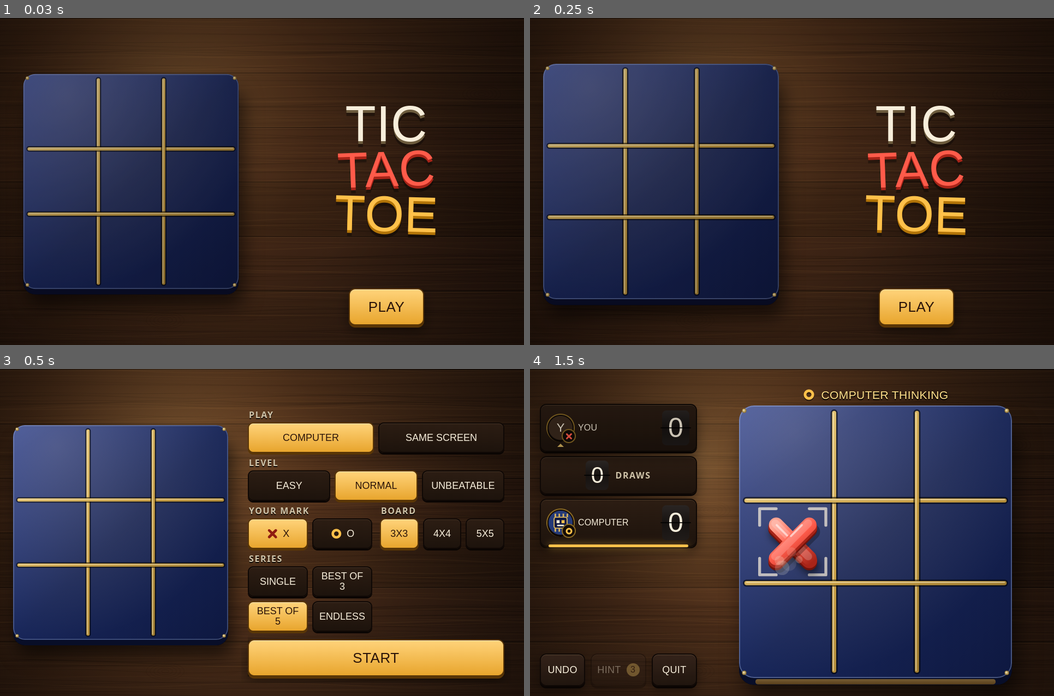
Above: before the commit, frames 1-4 (two rows, left to right).
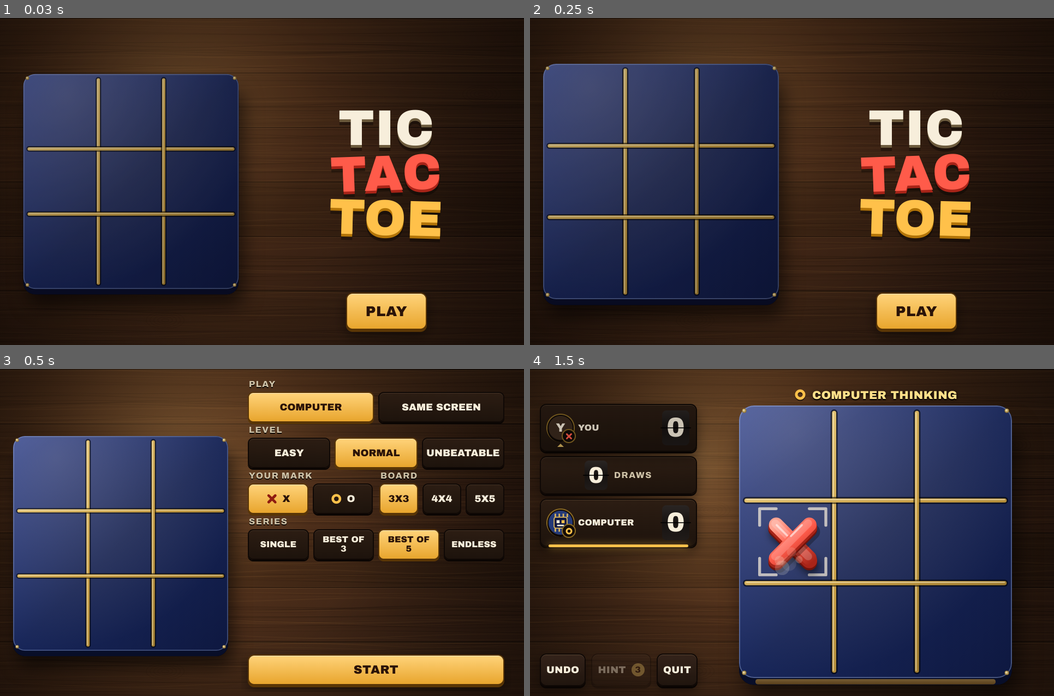
Above: after the commit, the same moments.

Repository: onceworlds-games/tic-tac-toe
Game: browser game, page game/index.html
Two runs of this game, one before a commit and one after it. Both use one fixed random seed, a clock stepped at 60 frames per second and the inputs below.
Inputs (mouse positions are in pixels of both pictures, inside the frame that each line leads up to):
- Up to frame 1 (0.03 s): no input
- Up to frame 2 (0.25 s): no input
- Up to frame 3 (0.5 s): click "PLAY" at 0.27 s
- Up to frame 4 (1.5 s): click "EASY" at 0.52 s; click "START" at 0.77 s; hold Right from 1.03 s (still down); click (792, 565) at 1.07 s; tap Space at 1.1 s

The runs differ from the first frame. In frame 1, 5.0% of the frame differs, in the area x 63-85%, y 26-96%; in frame 2, 5.0%; in frame 3, 32%, in the area x 2-97%, y 3-98%; in frame 4, 1.5%.

Commit message:
Setup fits every window down to 844x390 (Start no longer covers the rows); fonts served from the game's own folder

Diff:
--- /dev/null
+++ b/game/fonts/OFL-Archivo.txt
@@ -0,0 +1,93 @@
+Copyright 2020 The Archivo Project Authors (https://github.com/Omnibus-Type/Archivo)
+
+This Font Software is licensed under the SIL Open Font License, Version 1.1.
+This license is copied below, and is also available with a FAQ at:
+http://scripts.sil.org/OFL
+
+
+-----------------------------------------------------------
+SIL OPEN FONT LICENSE Version 1.1 - 26 February 2007
+-----------------------------------------------------------
+
+PREAMBLE
+The goals of the Open Font License (OFL) are to stimulate worldwide
+development of collaborative font projects, to support the font creation
+efforts of academic and linguistic communities, and to provide a free and
+open framework in which fonts may be shared and improved in partnership
+with others.
+
+The OFL allows the licensed fonts to be used, studied, modified and
+redistributed freely as long as they are not sold by themselves. The
+fonts, including any derivative works, can be bundled, embedded,
+redistributed and/or sold with any software provided that any reserved
+names are not used by derivative works. The fonts and derivatives,
+however, cannot be released under any other type of license. The
+requirement for fonts to remain under this license does not apply
+to any document created using the fonts or their derivatives.
+
+DEFINITIONS
+"Font Software" refers to the set of files released by the Copyright
+Holder(s) under this license and clearly marked as such. This may
+include source files, build scripts and documentation.
+
+"Reserved Font Name" refers to any names specified as such after the
+copyright statement(s).
+
+"Original Version" refers to the collection of Font Software components as
+distributed by the Copyright Holder(s).
+
+"Modified Version" refers to any derivative made by adding to, deleting,
+or substituting -- in part or in whole -- any of the components of the
+Original Version, by changing formats or by porting the Font Software to a
+new environment.
+
+"Author" refers to any designer, engineer, programmer, technical
+writer or other person who contributed to the Font Software.
+
+PERMISSION & CONDITIONS
+Permission is hereby granted, free of charge, to any person obtaining
+a copy of the Font Software, to use, study, copy, merge, embed, modify,
+redistribute, and sell modified and unmodified copies of the Font
+Software, subject to the following conditions:
+
+1) Neither the Font Software nor any of its individual components,
+in Original or Modified Versions, may be sold by itself.
+
+2) Original or Modified Versions of the Font Software may be bundled,
+redistributed and/or sold with any software, provided that each copy
+contains the above copyright notice and this license. These can be
+included either as stand-alone text files, human-readable headers or
+in the appropriate machine-readable metadata fields within text or
+binary files as long as those fields can be easily viewed by the user.
+
+3) No Modified Version of the Font Software may use the Reserved Font
+Name(s) unless explicit written permission is granted by the corresponding
+Copyright Holder. This restriction only applies to the primary font name as
+presented to the users.
+
+4) The name(s) of the Copyright Holder(s) or the Author(s) of the Font
+Software shall not be used to promote, endorse or advertise any
+Modified Version, except to acknowledge the contribution(s) of the
+Copyright Holder(s) and the Author(s) or with their explicit written
+permission.
+
+5) The Font Software, modified or unmodified, in part or in whole,
+must be distributed entirely under this license, and must not be
+distributed under any other license. The requirement for fonts to
+remain under this license does not apply to any document created
+using the Font Software.
+
+TERMINATION
+This license becomes null and void if any of the above conditions are
+not met.
+
+DISCLAIMER
+THE FONT SOFTWARE IS PROVIDED "AS IS", WITHOUT WARRANTY OF ANY KIND,
+EXPRESS OR IMPLIED, INCLUDING BUT NOT LIMITED TO ANY WARRANTIES OF
+MERCHANTABILITY, FITNESS FOR A PARTICULAR PURPOSE AND NONINFRINGEMENT
+OF COPYRIGHT, PATENT, TRADEMARK, OR OTHER RIGHT. IN NO EVENT SHALL THE
+COPYRIGHT HOLDER BE LIABLE FOR ANY CLAIM, DAMAGES OR OTHER LIABILITY,
+INCLUDING ANY GENERAL, SPECIAL, INDIRECT, INCIDENTAL, OR CONSEQUENTIAL
+DAMAGES, WHETHER IN AN ACTION OF CONTRACT, TORT OR OTHERWISE, ARISING
+FROM, OUT OF THE USE OR INABILITY TO USE THE FONT SOFTWARE OR FROM
+OTHER DEALINGS IN THE FONT SOFTWARE.
--- /dev/null
+++ b/game/fonts/OFL.txt
@@ -0,0 +1,93 @@
+Copyright 2017 The Archivo Black Project Authors (https://github.com/Omnibus-Type/ArchivoBlack)
+
+This Font Software is licensed under the SIL Open Font License, Version 1.1.
+This license is copied below, and is also available with a FAQ at:
+http://scripts.sil.org/OFL
+
+
+-----------------------------------------------------------
+SIL OPEN FONT LICENSE Version 1.1 - 26 February 2007
+-----------------------------------------------------------
+
+PREAMBLE
+The goals of the Open Font License (OFL) are to stimulate worldwide
+development of collaborative font projects, to support the font creation
+efforts of academic and linguistic communities, and to provide a free and
+open framework in which fonts may be shared and improved in partnership
+with others.
+
+The OFL allows the licensed fonts to be used, studied, modified and
+redistributed freely as long as they are not sold by themselves. The
+fonts, including any derivative works, can be bundled, embedded,
+redistributed and/or sold with any software provided that any reserved
+names are not used by derivative works. The fonts and derivatives,
+however, cannot be released under any other type of license. The
+requirement for fonts to remain under this license does not apply
+to any document created using the fonts or their derivatives.
+
+DEFINITIONS
+"Font Software" refers to the set of files released by the Copyright
+Holder(s) under this license and clearly marked as such. This may
+include source files, build scripts and documentation.
+
+"Reserved Font Name" refers to any names specified as such after the
+copyright statement(s).
+
+"Original Version" refers to the collection of Font Software components as
+distributed by the Copyright Holder(s).
+
+"Modified Version" refers to any derivative made by adding to, deleting,
+or substituting -- in part or in whole -- any of the components of the
+Original Version, by changing formats or by porting the Font Software to a
+new environment.
+
+"Author" refers to any designer, engineer, programmer, technical
+writer or other person who contributed to the Font Software.
+
+PERMISSION & CONDITIONS
+Permission is hereby granted, free of charge, to any person obtaining
+a copy of the Font Software, to use, study, copy, merge, embed, modify,
+redistribute, and sell modified and unmodified copies of the Font
+Software, subject to the following conditions:
+
+1) Neither the Font Software nor any of its individual components,
+in Original or Modified Versions, may be sold by itself.
+
+2) Original or Modified Versions of the Font Software may be bundled,
+redistributed and/or sold with any software, provided that each copy
+contains the above copyright notice and this license. These can be
+included either as stand-alone text files, human-readable headers or
+in the appropriate machine-readable metadata fields within text or
+binary files as long as those fields can be easily viewed by the user.
+
+3) No Modified Version of the Font Software may use the Reserved Font
+Name(s) unless explicit written permission is granted by the corresponding
+Copyright Holder. This restriction only applies to the primary font name as
+presented to the users.
+
+4) The name(s) of the Copyright Holder(s) or the Author(s) of the Font
+Software shall not be used to promote, endorse or advertise any
+Modified Version, except to acknowledge the contribution(s) of the
+Copyright Holder(s) and the Author(s) or with their explicit written
+permission.
+
+5) The Font Software, modified or unmodified, in part or in whole,
+must be distributed entirely under this license, and must not be
+distributed under any other license. The requirement for fonts to
+remain under this license does not apply to any document created
+using the Font Software.
+
+TERMINATION
+This license becomes null and void if any of the above conditions are
+not met.
+
+DISCLAIMER
+THE FONT SOFTWARE IS PROVIDED "AS IS", WITHOUT WARRANTY OF ANY KIND,
+EXPRESS OR IMPLIED, INCLUDING BUT NOT LIMITED TO ANY WARRANTIES OF
+MERCHANTABILITY, FITNESS FOR A PARTICULAR PURPOSE AND NONINFRINGEMENT
+OF COPYRIGHT, PATENT, TRADEMARK, OR OTHER RIGHT. IN NO EVENT SHALL THE
+COPYRIGHT HOLDER BE LIABLE FOR ANY CLAIM, DAMAGES OR OTHER LIABILITY,
+INCLUDING ANY GENERAL, SPECIAL, INDIRECT, INCIDENTAL, OR CONSEQUENTIAL
+DAMAGES, WHETHER IN AN ACTION OF CONTRACT, TORT OR OTHERWISE, ARISING
+FROM, OUT OF THE USE OR INABILITY TO USE THE FONT SOFTWARE OR FROM
+OTHER DEALINGS IN THE FONT SOFTWARE.
--- a/game/index.html
+++ b/game/index.html
@@ -5,9 +5,8 @@
 <meta name="viewport" content="width=device-width,initial-scale=1,viewport-fit=cover,user-scalable=no">
 <meta name="theme-color" content="#1d120c">
 <title>Tic Tac Toe</title>
-<link rel="preconnect" href="https://fonts.googleapis.com">
-<link rel="preconnect" href="https://fonts.gstatic.com" crossorigin>
-<link href="https://fonts.googleapis.com/css2?family=Archivo+Black&family=Archivo:wght@600;800&display=swap" rel="stylesheet">
+<link rel="preload" href="fonts/archivo-black.woff2" as="font" type="font/woff2" crossorigin>
+<link rel="preload" href="fonts/archivo-800.woff2" as="font" type="font/woff2" crossorigin>
 <link rel="stylesheet" href="style.css">
 </head>
 <body>
--- a/game/layout.js
+++ b/game/layout.js
@@ -72,8 +72,11 @@
   const pad = clamp(Math.round(Math.min(w, h) * 0.04), 10, 24);
   if (landscape) {
     const half = Math.round(w * (panel ? 0.46 : 0.5));
-    const s = Math.floor(Math.max(120, Math.min(half - pad * 2, h - pad * 2 - (panel ? 0 : 0))));
-    return { landscape, board: { x: Math.round((half - s) / 2), y: Math.round((h - s) / 2), s }, text: { x: half, y: topPad, w: w - half - pad, h: h - topPad - pad }, topPad, pad };
+    // the platform's pill is top-left: the board starts under it; the panel is on the other side and uses the full height
+    const s = Math.floor(Math.max(120, Math.min(half - pad * 2, h - (panel ? topPad : pad * 2) - pad)));
+    const by = panel ? Math.round(topPad + (h - topPad - pad - s) / 2) : Math.round((h - s) / 2);
+    const ty = panel ? Math.min(pad, 8) : topPad;
+    return { landscape, board: { x: Math.round((half - s) / 2), y: by, s }, text: { x: half, y: ty, w: w - half - pad, h: h - ty - Math.min(pad, 8) }, topPad, pad };
   }
   const top = topPad;
   const free = h - top - pad;
--- a/game/main.js
+++ b/game/main.js
@@ -242,8 +242,8 @@
         place(setup.root, { x: S.text.x, y: S.text.y, w: S.text.w, h: S.text.h - bottomClear });
       } else {
         const topPad = Math.round((reserved || []).find((r) => r && r.kind === 'menu') ? 0 : 0) + 64;
-        const content = setup.root.scrollHeight || 380;
-        const panelH = Math.max(260, Math.min(content + 8, Math.round(h * 0.7) - bottomClear));
+        const content = setup.contentHeight() || 380;
+        const panelH = Math.max(260, Math.min(content + 8, Math.round(h * 0.88) - bottomClear));
         const pad = 12;
         const boardArea = h - topPad - panelH - bottomClear - pad;
         const s = Math.floor(Math.max(110, Math.min(w - pad * 2, boardArea / 1.03, h * 0.4)));
@@ -577,7 +577,7 @@
       if (L.landscape) {
         bannerEl.style.left = `${Math.round(L.score.x + L.score.w / 2)}px`;
         bannerEl.style.top = `${Math.round(L.actions.y - 36)}px`;
-        bannerEl.style.fontSize = `${Math.round(Math.min(L.score.w * 0.1, 30))}px`;
+        bannerEl.style.fontSize = `${Math.round(Math.max(16, Math.min(30, (L.score.w * 0.95) / (text.length * 0.78 + 3.4))))}px`;
         bannerEl.style.maxWidth = `${L.score.w + L.pad * 2}px`;
       } else {
         bannerEl.style.maxWidth = '';
@@ -960,8 +960,9 @@
       title.update({ record: totalLine() });
     } else if (screen === 'setup') {
       setup.update(setupModel());
-      if (setup.root.scrollHeight && Math.abs((setup.root.dataset.sh | 0) - setup.root.scrollHeight) > 2) {
-        setup.root.dataset.sh = String(setup.root.scrollHeight);
+      const ch = setup.contentHeight();
+      if (ch && Math.abs((setup.root.dataset.sh | 0) - ch) > 2) {
+        setup.root.dataset.sh = String(ch);
         layout();
       }
     } else if (screen === 'play' && v) {
--- a/game/poster.js
+++ b/game/poster.js
@@ -171,8 +171,7 @@
     const r = new Renderer(cv);
     r.resize(w, h, 1);
     try {
-      await document.fonts.load('40px "Archivo Black"');
-      await document.fonts.ready;
+      await Promise.race([document.fonts.load('40px "Archivo Black"').then(() => document.fonts.ready), new Promise((r) => setTimeout(r, 3000))]);
     } catch {}
     const rnd = seeded(7);
     const realRandom = Math.random;
--- a/game/screens.js
+++ b/game/screens.js
@@ -53,6 +53,7 @@
 export function buildSetup(h, ow) {
   const root = el('section');
   root.id = 'setup';
+  const scroll = el('div', 'scroll');
   let sig = '';
   const personSeat = (p, ready, showReady) => {
     const s = el('div', 'seat plate');
@@ -80,12 +81,18 @@
   };
   return {
     root,
+    /** The height the panel wants: its rows plus the Start button. */
+    contentHeight() {
+      const st = root.querySelector('.start-row');
+      return scroll.scrollHeight + (st ? st.offsetHeight : 0) + 36;
+    },
     update(m) {
       const next = JSON.stringify(m);
       if (next === sig) return;
       sig = next;
-      const keepScroll = root.scrollTop;
+      const keepScroll = scroll.scrollTop;
       root.textContent = '';
+      scroll.textContent = '';
       root.classList.toggle('wide', !!m.wide);
       const p = m.prefs;
       const rows = el('div', 'rows');
@@ -101,7 +108,7 @@
         if (opp === 'computer') rows.appendChild(seg('Level', 'level', ['easy', 'normal', 'unbeatable'].map((v) => ({ value: v, label: LEVEL_NAMES[v] })), p.level, h.onPick, 'full'));
         if (opp === 'computer' || opp === 'same') rows.appendChild(seg(opp === 'same' ? 'Player 1' : 'Your mark', 'mark', [{ value: 'x', label: 'X', mark: 'x' }, { value: 'o', label: 'O', mark: 'o' }], p.mark, h.onPick, 'two'));
         rows.appendChild(seg('Board', 'board', [3, 4, 5].map((v) => ({ value: v, label: `${v}x${v}` })), p.board, h.onPick, ''));
-        rows.appendChild(seg('Series', 'series', [1, 3, 5, 0].map((v) => ({ value: v, label: SERIES_LABEL[v] })), p.series, h.onPick, 'wrap'));
+        rows.appendChild(seg('Series', 'series', [1, 3, 5, 0].map((v) => ({ value: v, label: SERIES_LABEL[v] })), p.series, h.onPick, 'wrap full'));
         if (opp === 'friend') rows.appendChild(seg('Turn timer', 'timer', [0, 15, 30].map((v) => ({ value: v, label: v ? `${v} s` : 'Off' })), p.timer, h.onPick, ''));
       } else {
         const line = [`${m.settings.board}x${m.settings.board}`, SERIES_LABEL[m.settings.series] ?? '', m.settings.timer ? `${m.settings.timer} s turns` : ''].filter(Boolean).join('  ·  ');
@@ -131,7 +138,9 @@
         r.appendChild(seats);
         rows.appendChild(r);
       }
-      root.appendChild(rows);
+      scroll.appendChild(rows);
+      if (m.note) scroll.appendChild(el('div', 'note', m.note));
+      root.appendChild(scroll);
 
       const start = el('div', 'start-row');
       if (m.host) {
@@ -147,8 +156,7 @@
         start.appendChild(b);
       }
       root.appendChild(start);
-      if (m.note) root.appendChild(el('div', 'note', m.note));
-      root.scrollTop = keepScroll;
+      scroll.scrollTop = keepScroll;
     },
   };
 }
--- a/game/style.css
+++ b/game/style.css
@@ -1,3 +1,5 @@
+@font-face { font-family: 'Archivo Black'; font-style: normal; font-weight: 400; font-display: swap; src: url(fonts/archivo-black.woff2) format('woff2'); }
+@font-face { font-family: 'Archivo'; font-style: normal; font-weight: 800; font-display: swap; src: url(fonts/archivo-800.woff2) format('woff2'); }
 :root {
   --ink: #f7eedb;
   --ink-dim: #cfc3a8;
@@ -47,10 +49,14 @@
 .record { font: 800 18px/1 var(--body); color: var(--ink-dim); letter-spacing: .06em; text-transform: uppercase; text-shadow: 0 2px 0 rgba(0,0,0,.7); }
 
 /* ------------------------------------------------------------------ setup */
-#setup { position: absolute; display: flex; flex-direction: column; gap: 10px; padding: 12px; overflow-y: auto; overscroll-behavior: contain; touch-action: pan-y; scrollbar-width: none; }
+#setup { position: absolute; display: flex; flex-direction: column; gap: 8px; padding: 12px; overflow: hidden; }
+#setup .scroll { padding-bottom: 6px; flex: 1 1 auto; min-height: 0; overflow-y: auto; overscroll-behavior: contain; touch-action: pan-y; scrollbar-width: none; }
+#setup .scroll::-webkit-scrollbar { display: none; }
 #setup::-webkit-scrollbar { display: none; }
-#setup .rows { display: grid; gap: 10px 14px; grid-template-columns: 1fr; }
-#setup.wide .rows { grid-template-columns: 1fr 1fr; }
+#setup .rows { display: grid; gap: 10px 14px; grid-template-columns: minmax(0, 1fr); }
+#setup.wide .rows { grid-template-columns: minmax(0, 1fr) minmax(0, 1fr); }
+#setup .row { min-width: 0; }
+.seg button { min-width: 0; }
 #setup .row.full { grid-column: 1 / -1; }
 .row .lab { font: 800 16px/1 var(--body); letter-spacing: .1em; text-transform: uppercase; color: var(--ink-dim); text-shadow: 0 2px 0 rgba(0,0,0,.8); margin: 0 0 6px 2px; }
 .seg { display: flex; gap: 8px; }
@@ -176,16 +182,37 @@
   #banner .tape, #result .panel { animation: none; }
 }
 
-.start-row { position: sticky; bottom: 0; padding-top: 8px; z-index: 3; background: linear-gradient(rgba(30,18,10,0), rgba(30,18,10,.92) 35%); }
+.start-row { flex: none; }
+#setup .seg.wrap { flex-wrap: nowrap; }
+#setup .seg.wrap button { flex: 1 1 0; font-size: 16px; }
 #score.tight .card { padding: 6px 10px; }
 #score.tight .av { width: 40px; height: 40px; }
 #score.tight .flap { width: 40px; height: 50px; font-size: 40px; line-height: 50px; }
 #score.tight .mid { padding: 4px 10px; }
 #score.tight .flap.sm { width: 34px; height: 42px; font-size: 34px; line-height: 42px; }
 #score.tight .mid .cap { font-size: 16px; }
+@media (max-height: 640px) {
+  #setup .btn.big { min-height: 56px; font-size: 22px; }
+  #setup .rows { gap: 6px 12px; }
+}
 @media (max-height: 460px) {
   .seg button { min-height: 50px; }
   #actions .btn { min-height: 48px; }
   .row .lab { margin-bottom: 4px; }
   #setup { gap: 6px; }
 }
+
+@media (max-height: 460px) {
+  #setup { padding: 6px 10px; gap: 6px; }
+  .seg { gap: 6px; }
+  .seg button { min-height: 44px; font-size: 16px; }
+  .row .lab { font-size: 16px; margin: 0 0 3px 2px; }
+  #setup .rows { gap: 4px 12px; }
+  #setup .btn.big { min-height: 50px; font-size: 20px; }
+}
+
+@media (max-width: 440px) {
+  .seg { gap: 6px; }
+  .seg button { padding: 0 3px; font-size: 16px; letter-spacing: -.03em; }
+  #setup { padding: 8px 12px; }
+}
Binary file added: game/fonts/archivo-800.woff2
Binary file added: game/fonts/archivo-black.woff2
Binary file changed: store/thumb-1.png
